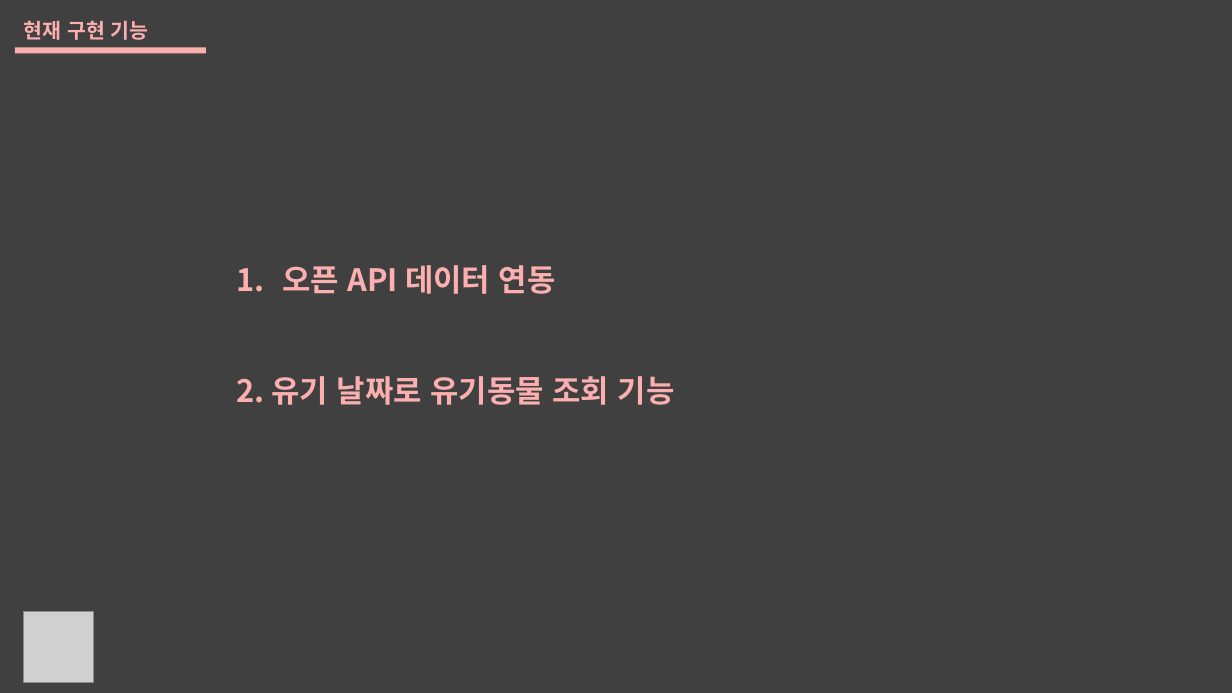
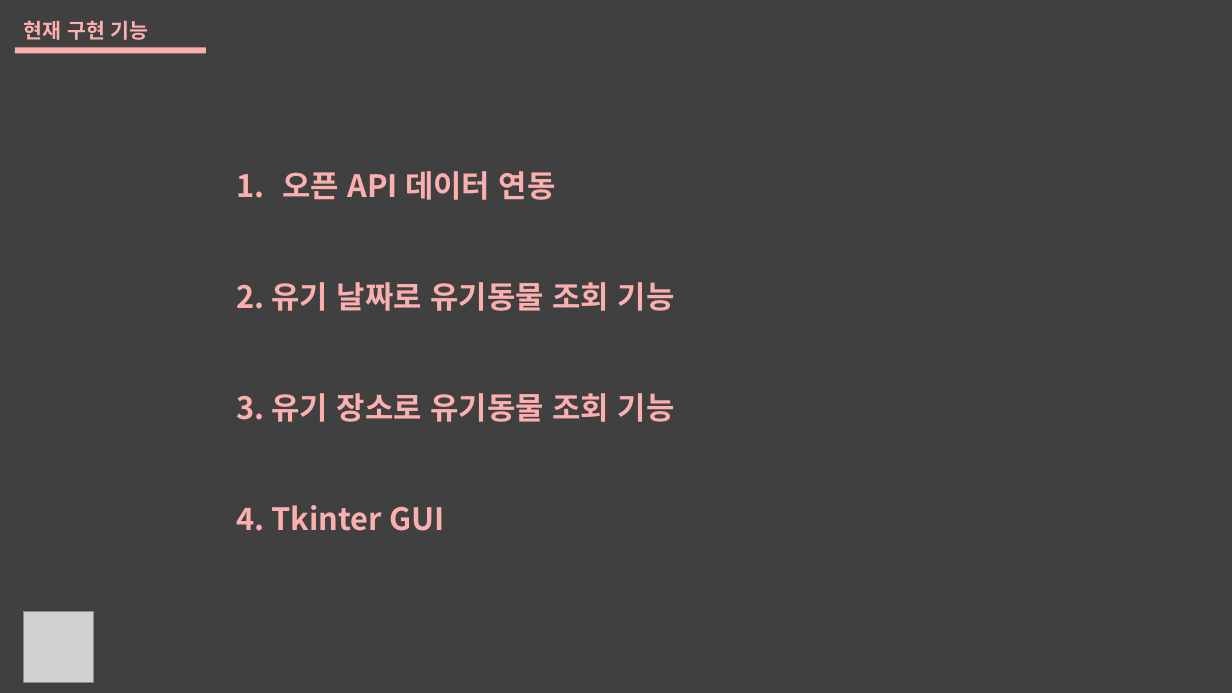
Before and after one commit to mintchocolate777/Script_Language, a slide deck: slide 4 of 이예은_김지혜_중간발표.pptx. Drawn at 1232x693 pixels with LibreOffice and Linux fonts; fonts in the diff are those of the drawing; grey boxes stand for pictures. Boxes give left, top, right and bottom in pixels: in the first picture for what was removed or moved away, otherwise in the second. Text is boxed around its words. In the diff, an @@ line names an element or a change of style, - is before the commit and + after.

```diff
--- a/이예은_김지혜_중간발표.pptx
+++ b/이예은_김지혜_중간발표.pptx
@@ text "오픈 API 데이터 연동": place and size @@
-text "오픈 API 데이터 연동" at (236,265,675,405)
+text "오픈 API 데이터 연동" at (236,171,675,531)
@@ text at (236,393,675,531): paragraphs added @@
+3. 유기 장소로 유기동물 조회 기능
+4. Tkinter GUI
```
Also in this commit, not shown: 2 other slides changed, 1 other file.
